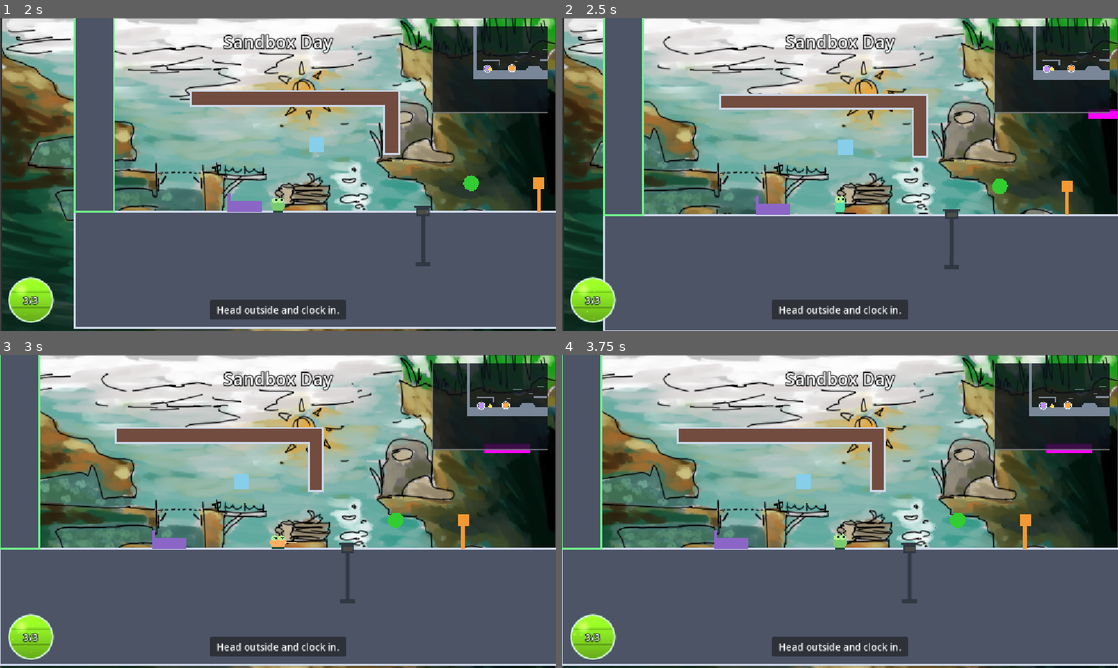
Above: before the commit, frames 1-4 (two rows, left to right).
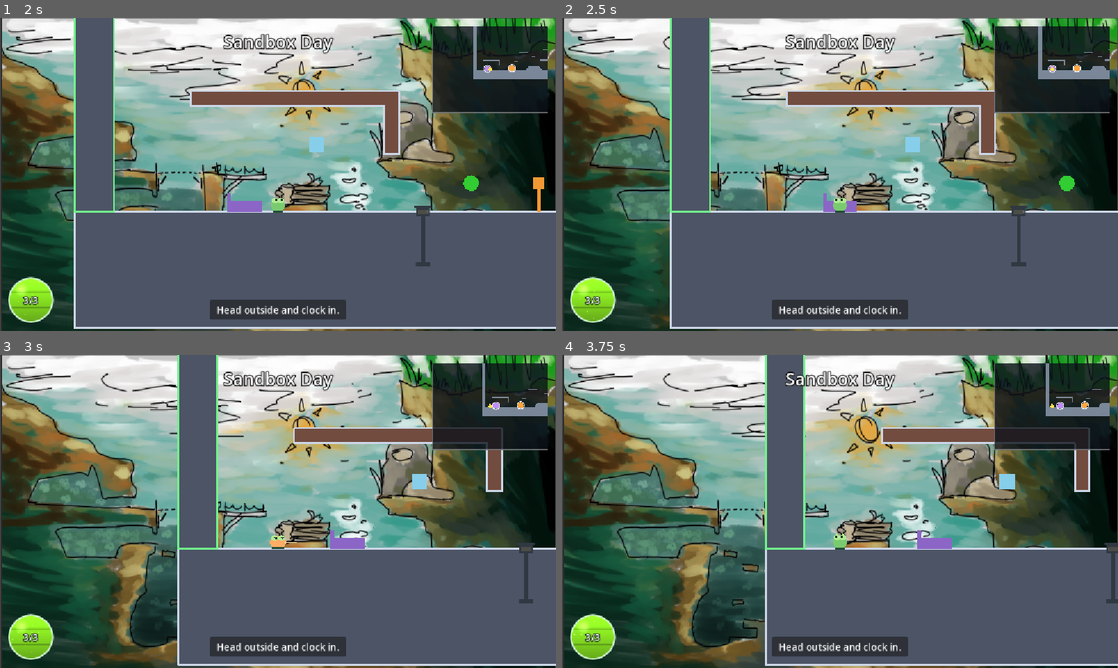
Above: after the commit, the same moments.

Repository: Josephkhland/gwj-98
Game: Godot game, scene res://main.tscn
The game is run twice, just before and just after one commit, with the same random seed, the same clock (stepped at 60 frames per second) and the same inputs. Sound files missing from this copy of the repository are replaced by a short silence.
Inputs (mouse positions are in pixels of both pictures, inside the frame that each line leads up to):
- Up to frame 1 (2 s): click "Start" at 0.5 s; tap Enter at 1.25 s; move the mouse to (400, 158) at 1.27 s; tap S (interact) at 1.35 s; tap Space at 1.52 s
- Up to frame 2 (2.5 s): move the mouse to (728, 190) at 2.02 s; tap R at 2.1 s; tap Space at 2.27 s
- Up to frame 3 (3 s): move the mouse to (333, 442) at 2.77 s; tap S (interact) at 2.85 s
- Up to frame 4 (3.75 s): move the mouse to (812, 574) at 3.52 s; tap R at 3.6 s

Frame 1 is identical in both runs. In frame 2, 21% of the frame differs, in the area x 7-100%, y 0-100%; in frame 3, 25%; in frame 4, 27%, in the area x 0-100%, y 0-100%.

Commit message:
fix: integrated 25-sec delay with fades. + Crossfade for evening + fixed footsteps

Diff:
--- a/components/modules/music_manager/music_manager.gd
+++ b/components/modules/music_manager/music_manager.gd
@@ -11,6 +11,9 @@
 @export_range(0.0, 120.0, 0.1) var birds_fade_in_seconds: float = 40.0
 @export_range(0.0, 120.0, 0.1) var transition_seconds: float = 5.0
 @export_range(0.0, 10.0, 0.1) var morning_crossfade_seconds: float = 0.5
+@export_range(0.0, 120.0, 0.1) var morning_ambience_delay_seconds: float = 25.0
+@export_range(0.0, 120.0, 0.1) var evening_lead_seconds: float = 5.0
+@export_range(0.0, 120.0, 0.1) var evening_fade_seconds: float = 30.0
 
 var _players: Dictionary = {}
 var _level: GameLevel
@@ -22,6 +25,8 @@
 var _last_music_position: float = 0.0
 var _main_finished: bool = false
 var _evening_started: bool = false
+var _morning_ambience_started: bool = false
+var _evening_elapsed: float = 0.0
 
 
 func _ready() -> void:
@@ -62,15 +67,16 @@
 				return
 			_begun = true
 			_start(&"morning", morning, false)
-			await get_tree().create_timer(25).timeout
-			_start(&"base", base, true)
-			_start(&"birds_1", birds_1, true)
-			_start(&"birds_2", birds_2, true)
+			if morning_ambience_delay_seconds <= 0.0:
+				_start_morning_ambience()
 		GameLevel.Phase.ON_SHIFT:
 			if _on_shift:
 				return
 			_on_shift = true
-			_birds_at_clock_in = _fade(_elapsed, birds_fade_in_seconds)
+			_birds_at_clock_in = (
+				_fade(maxf(0.0, _elapsed - morning_ambience_delay_seconds), birds_fade_in_seconds)
+				if _morning_ambience_started else 0.0
+			)
 			_start(&"main", main, false)
 		GameLevel.Phase.COMPLETED:
 			_begun = false
@@ -82,8 +88,11 @@
 	if not _begun:
 		return
 	_elapsed += delta
-	var birds_gain := _fade(_elapsed, birds_fade_in_seconds)
-	var base_gain := _fade(_elapsed, base_fade_seconds)
+	if not _on_shift and not _morning_ambience_started and _elapsed >= morning_ambience_delay_seconds:
+		_start_morning_ambience()
+	var ambience_elapsed := maxf(0.0, _elapsed - morning_ambience_delay_seconds)
+	var birds_gain := _fade(ambience_elapsed, birds_fade_in_seconds) if _morning_ambience_started else 0.0
+	var base_gain := _fade(ambience_elapsed, base_fade_seconds) if _morning_ambience_started else 0.0
 	var evening_gain := 0.0
 	var morning_gain := 1.0
 	if _on_shift:
@@ -105,11 +114,15 @@
 			remaining = maxf(0.0, player.stream.get_length() - music_time)
 		birds_gain = _birds_at_clock_in * (1.0 - _fade(music_time, transition_seconds))
 		base_gain *= _fade(remaining, transition_seconds)
-		evening_gain = 1.0 - _fade(remaining, transition_seconds)
 		morning_gain = 1.0 - _fade(_shift_elapsed, morning_crossfade_seconds)
-		if evening_gain > 0.0 and not _evening_started:
+		if _evening_started:
+			_evening_elapsed += delta
+		elif remaining <= evening_lead_seconds:
 			_evening_started = true
+			_evening_elapsed = minf(delta, maxf(0.0, evening_lead_seconds - remaining))
 			_start(&"evening", evening, true)
+		if _evening_started:
+			evening_gain = _fade(_evening_elapsed, evening_fade_seconds)
 		_gain(&"main", _fade(_shift_elapsed, morning_crossfade_seconds))
 	_gain(&"morning", morning_gain)
 	_gain(&"base", base_gain)
@@ -125,6 +138,13 @@
 		_players[&"base"].stop()
 
 
+func _start_morning_ambience() -> void:
+	_morning_ambience_started = true
+	_start(&"base", base, true)
+	_start(&"birds_1", birds_1, true)
+	_start(&"birds_2", birds_2, true)
+
+
 func _gain(id: StringName, gain: float) -> void:
 	var player: AudioStreamPlayer = _players[id]
 	player.volume_linear = gain * db_to_linear(AudioConfig.volume_db(id))
--- a/components/modules/platformer_character/PlatformerCharacter.tscn
+++ b/components/modules/platformer_character/PlatformerCharacter.tscn
@@ -19,16 +19,14 @@
 [ext_resource type="Script" uid="uid://48nhofhqw5mk" path="res://components/modules/platformer_character/surface_anchor.gd" id="16_omva8"]
 [ext_resource type="Script" uid="uid://dg45rjxul01rp" path="res://components/modules/platformer_character/physics_safety.gd" id="17_jxjjd"]
 [ext_resource type="Script" uid="uid://2iydqunpt3xl" path="res://components/modules/platformer_character/splatter_audio.gd" id="18_aoi2g"]
+[ext_resource type="Script" uid="uid://dbd1g5jjmkysc" path="res://components/modules/sound_banks/footstep_audio.gd" id="audio_footsteps"]
+[ext_resource type="Resource" path="res://resources/sound_banks/footstep_left_bank.tres" id="bank_left"]
+[ext_resource type="Resource" path="res://resources/sound_banks/footstep_left_slide_bank.tres" id="bank_left_slide"]
+[ext_resource type="Resource" path="res://resources/sound_banks/footstep_right_bank.tres" id="bank_right"]
+[ext_resource type="Resource" path="res://resources/sound_banks/footstep_right_slide_bank.tres" id="bank_right_slide"]
 [ext_resource type="Script" uid="uid://cj4h6kd211s6n" path="res://components/modules/platformer_character/states/slamming.gd" id="migration_20"]
 [ext_resource type="Script" uid="uid://dtpl7h0q74b7a" path="res://components/modules/platformer_character/states/rolling_back.gd" id="migration_21"]
 [ext_resource type="Script" uid="uid://boeg4u8c7pbif" path="res://components/modules/platformer_character/states/charging_spit.gd" id="migration_22"]
-
-[ext_resource type="Script" path="res://components/modules/sound_banks/footstep_audio.gd" id="audio_footsteps"]
-
-[ext_resource type="Resource" path="res://resources/sound_banks/footstep_left_bank.tres" id="bank_left"]
-[ext_resource type="Resource" path="res://resources/sound_banks/footstep_right_bank.tres" id="bank_right"]
-[ext_resource type="Resource" path="res://resources/sound_banks/footstep_left_slide_bank.tres" id="bank_left_slide"]
-[ext_resource type="Resource" path="res://resources/sound_banks/footstep_right_slide_bank.tres" id="bank_right_slide"]
 
 [sub_resource type="CircleShape2D" id="Body"]
 radius = 14.0
@@ -59,8 +57,10 @@
 [node name="Visual" type="Node2D" parent="." unique_id=1533543262]
 script = ExtResource("2")
 
-[node name="FootstepAudio" type="Node2D" parent="."]
+[node name="FootstepAudio" type="Node2D" parent="." unique_id=1465092904 node_paths=PackedStringArray("character", "visual")]
 script = ExtResource("audio_footsteps")
+character = NodePath("..")
+visual = NodePath("../Visual")
 left_bank = ExtResource("bank_left")
 right_bank = ExtResource("bank_right")
 left_slide_bank = ExtResource("bank_left_slide")
@@ -184,7 +184,6 @@
 
 [node name="SplatterAudio" type="AudioStreamPlayer2D" parent="." unique_id=343580456]
 script = ExtResource("18_aoi2g")
-bus = &"SFX"
 
 [node name="SlamHitbox" type="Area2D" parent="." unique_id=730897105]
 collision_layer = 0
--- a/components/modules/sound_banks/footstep_audio.gd
+++ b/components/modules/sound_banks/footstep_audio.gd
@@ -1,6 +1,8 @@
 class_name FootstepAudio
 extends Node2D
 
+@export var character: CharacterBody2D
+@export var visual: Node2D
 @export var left_bank: SoundBank
 @export var right_bank: SoundBank
 @export var left_slide_bank: SoundBank
@@ -19,15 +21,12 @@
 	_right = SoundBankPlayer2D.new()
 	_right.sound_id = &"footstep_right"
 	add_child(_right)
-	var visual := get_parent().get_node_or_null("Visual")
 	if visual != null and visual.has_signal(&"foot_contact"):
 		visual.connect(&"foot_contact", _on_foot_contact)
 
 func _can_step() -> bool:
-	var character := get_parent() as CharacterBody2D
 	if character == null or not character.has_method(&"is_grounded"):
 		return false
-	var visual := character.get_node_or_null("Visual")
 	return bool(character.call(&"is_grounded")) and visual != null and visual.get("animation") == &"walking" and not is_zero_approx(character.velocity.x)
 
 func play_left() -> void:
--- a/definitions/audio_config.gd
+++ b/definitions/audio_config.gd
@@ -20,7 +20,7 @@
 	&"evening": 12.0,
 }
 
-const footsteps_db := 0.0
+const footsteps_db := 12.0
 
 
 static func volume_db(sound_id: StringName) -> float:
Not shown: 1 places in components/modules/platformer_character/PlatformerCharacter.tscn that only renumber resources
Not shown: 1 places in levels/sandbox/sandbox.tscn that only renumber resources
